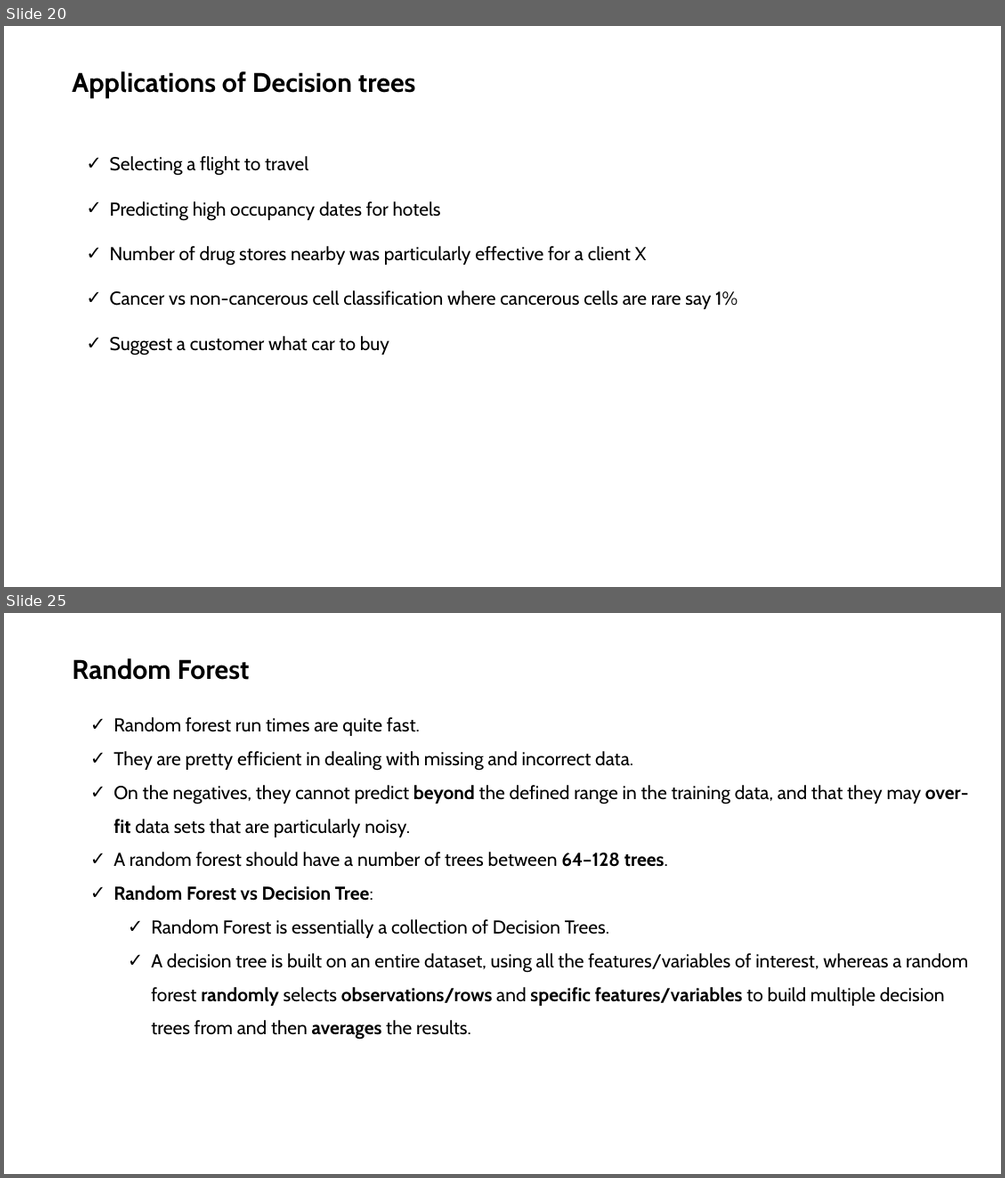
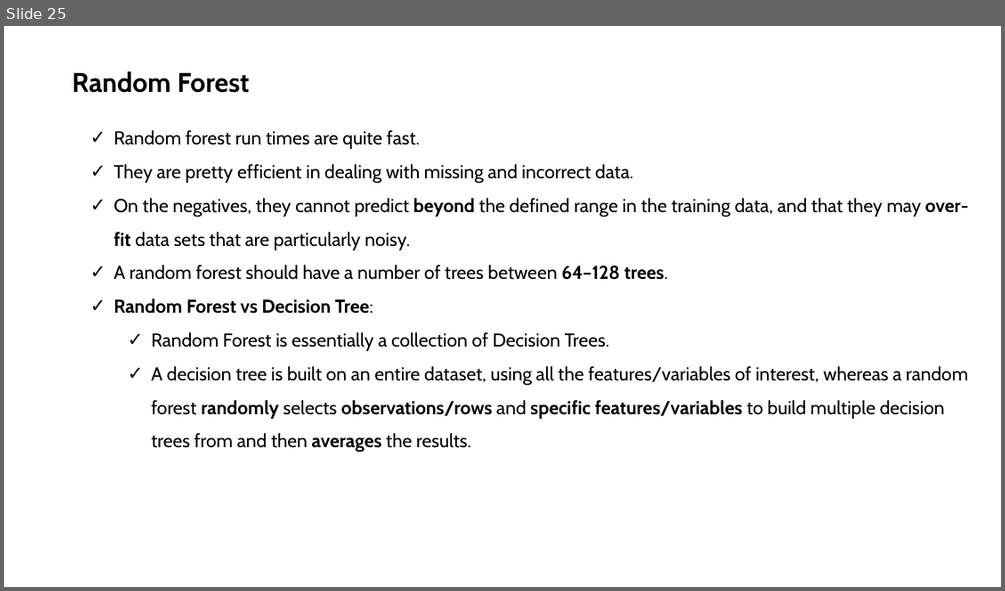
Before and after one commit to neural1977/data_science_interview_material, a slide deck: Machine_Learning/Machine Learning Alberi di Decisione e Random Forest_ita.pptx. Shown one above the other, each under a label of ours: slides 20 and 25 before the commit, slide 25 after it; the slides between them are not shown. The pictures are 1005x1178 and 1005x591 pixels, drawn with LibreOffice and Linux fonts; fonts in the diff are those of the drawing. Boxes give left, top, right and bottom in pixels: in the first picture for what was removed or moved away, otherwise in the second. Text is boxed around its words. In the diff, an @@ line names an element or a change of style, - is before the commit and + after.

```diff
--- a/Machine_Learning/Machine Learning Alberi di Decisione e Random Forest_ita.pptx
+++ b/Machine_Learning/Machine Learning Alberi di Decisione e Random Forest_ita.pptx
@@ slide 20 removed at [4,26,1001,587], background #FFFFFF @@
@@ text removed at [72,71,416,98] @@
-Applications of Decision trees
@@ text removed at [110,156,737,355] @@
-✓ Selecting a flight to travel
-✓ Predicting high occupancy dates for hotels
-✓ Number of drug stores nearby was particularly effective for a client X
-✓ Cancer vs non-cancerous cell classification where cancerous cells are rare say 1%
-✓ Suggest a customer what car to buy
```
Also in this commit, not shown: 4 slides changed, 7 slides added, 6 other slides removed.
